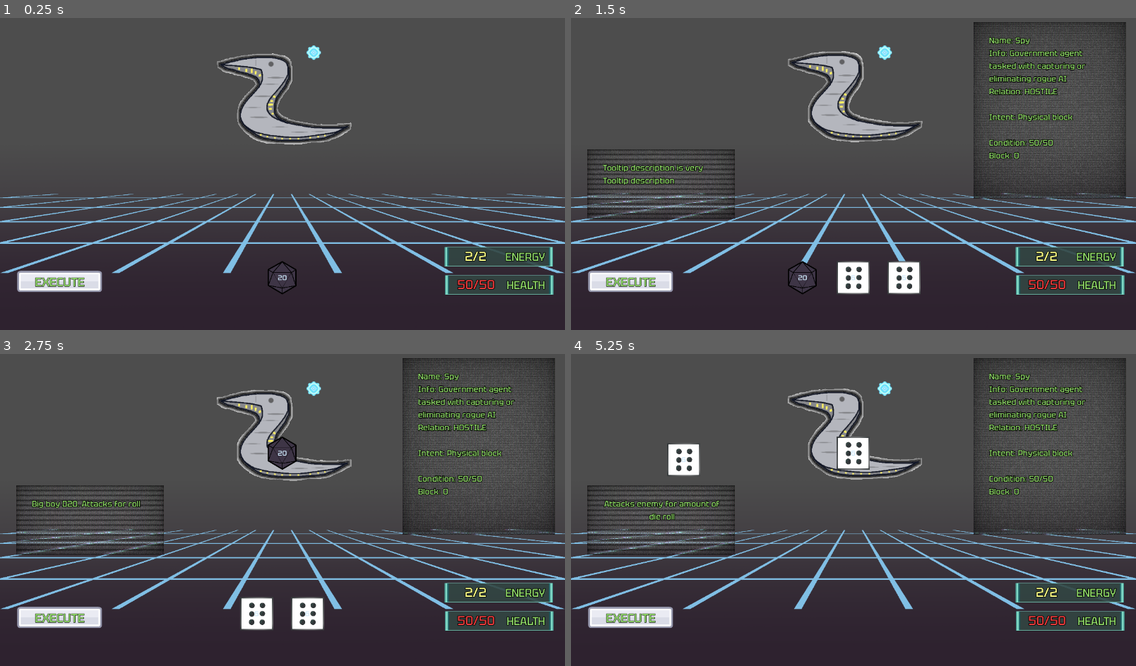
Above: before the commit, frames 1-4 (two rows, left to right).
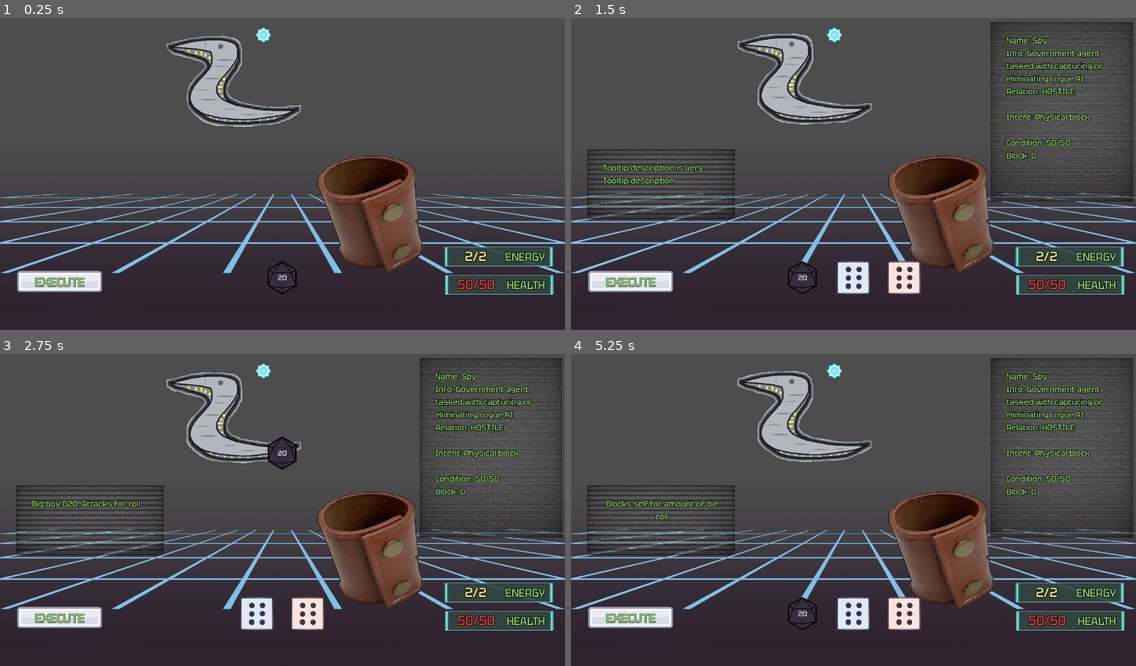
Above: after the commit, the same moments.

Repository: platopixel/d20
Game: Godot game, scene res://scenes/main.tscn
Two runs of this game, one before a commit and one after it. Both use one fixed random seed, a clock stepped at 60 frames per second and the inputs below.
Inputs (mouse positions are in pixels of both pictures, inside the frame that each line leads up to):
- Up to frame 1 (0.25 s): no input
- Up to frame 2 (1.5 s): click "EXECUTE" at 0.5 s; click "EXECUTE" at 1.25 s
- Up to frame 3 (2.75 s): drag from (231, 612) to (282, 453) at 2.02 s
- Up to frame 4 (5.25 s): drag from (825, 612) to (853, 453) at 2.77 s; move the mouse to (853, 612) at 3.52 s; press the mouse at (853, 612) at 3.53 s; release the mouse at (853, 612) at 4.25 s; drag from (853, 453) to (684, 460) at 4.27 s; drag from (853, 453) to (684, 456) at 5.02 s

The runs differ from the first frame. In frame 1, 9.9% of the frame differs, in the area x 29-75%, y 3-82%; in frame 2, 17%; in frame 3, 16%; in frame 4, 18%, in the area x 5-100%, y 1-89%.

Commit message:
improve dice drop and roll ui

Diff:
--- a/dice/attack.tres
+++ b/dice/attack.tres
@@ -11,6 +11,7 @@
 shader_parameter/amount = 0.0
 shader_parameter/quality = 4
 shader_parameter/marginDebug = false
+shader_parameter/color = Color(0.831373, 0, 0, 1)
 
 [resource]
 script = ExtResource("1_mahes")
--- a/dice/block.tres
+++ b/dice/block.tres
@@ -11,6 +11,7 @@
 shader_parameter/amount = 0.0
 shader_parameter/quality = 4
 shader_parameter/marginDebug = false
+shader_parameter/color = Color(0.00392157, 0.152941, 0.709804, 1)
 
 [resource]
 script = ExtResource("1_dcyyl")
--- a/dice/heavy_attack.tres
+++ b/dice/heavy_attack.tres
@@ -11,6 +11,7 @@
 shader_parameter/amount = 0.0
 shader_parameter/quality = 4
 shader_parameter/marginDebug = false
+shader_parameter/color = null
 
 [resource]
 script = ExtResource("2_pme2i")
--- a/scenes/dice/dice_roller.gd
+++ b/scenes/dice/dice_roller.gd
@@ -18,7 +18,16 @@
 func roll() -> void:
 	all_dice_played = false
 	for i in range(dice.size()):
-		dice[i].play()
+		var die := dice[i]
+		# move dice to random positions in center of screen
+		randomize()
+		var x := randf_range(die.global_position.x - 100, die.global_position.x - 400)
+		var y := randf_range(die.global_position.y - 100, die.global_position.y + 150)
+		var end := Vector2(x, y)
+		var tween = create_tween().set_trans(Tween.TRANS_SPRING)
+		tween.tween_property(die, "global_position", end, 0.7)
+		die.visible = true
+		die.play()
 
 
 func _on_die_played(die: DieModel) -> void:
--- a/scenes/dice/die.tscn
+++ b/scenes/dice/die.tscn
@@ -15,6 +15,7 @@
 shader_parameter/amount = 0.0
 shader_parameter/quality = 4
 shader_parameter/marginDebug = true
+shader_parameter/color = Color(0.8, 0, 0, 0.823529)
 
 [sub_resource type="LabelSettings" id="LabelSettings_agm8h"]
 font_color = Color(0.8, 0.909804, 0.980392, 1)
@@ -113,6 +114,7 @@
 monitorable = false
 
 [node name="CollisionShape2D" type="CollisionShape2D" parent="DropPointDetector"]
+visible = false
 position = Vector2(37.5, 37.5)
 shape = SubResource("RectangleShape2D_ci871")
 
--- a/scenes/game_table.gd
+++ b/scenes/game_table.gd
@@ -7,6 +7,7 @@
 @onready var enemy_handler: EnemyHandler = $EnemyHandler as EnemyHandler
 @onready var player: Player = $Player
 @onready var dice_roller: DiceRoller = $DiceRoller
+@onready var die_drop_area: Area2D = %DieDropArea
 
 
 func _ready() -> void:
@@ -21,6 +22,7 @@
 	Events.start_roll.connect(dice_roller.roll)
 	Events.player_hand_discarded.connect(enemy_handler.start_turn)
 	Events.player_died.connect(_on_player_died)
+	Events.die_dropped.connect(_on_die_dropped)
 
 	start_battle(new_stats)
 
@@ -28,6 +30,17 @@
 func start_battle(stats: PlayerStats) -> void:
 	enemy_handler.reset_enemy_actions()
 	player_handler.start_battle(stats)
+
+
+func _on_die_dropped(die: Die) -> void:
+	var tween := create_tween().set_trans(Tween.TRANS_QUAD)
+	var start := die_drop_area.global_position
+	var end := die_drop_area.global_position + Vector2.DOWN * 32
+	die.visible = false
+
+	tween.tween_property(die_drop_area, "global_position", end, 0.05)
+	tween.tween_interval(0.01)
+	tween.tween_property(die_drop_area, "global_position", start, 0.05)
 
 
 func _on_enemy_turn_ended() -> void:
--- a/scenes/game_table.tscn
+++ b/scenes/game_table.tscn
@@ -7,6 +7,7 @@
 [ext_resource type="Script" path="res://enemies/enemy_handler.gd" id="4_bvnc7"]
 [ext_resource type="Resource" uid="uid://c85e051l1578x" path="res://enemies/spy/spy_enemy.tres" id="5_6fbiy"]
 [ext_resource type="Texture2D" uid="uid://0ep870o4iql6" path="res://assets/ui-grid.png" id="5_ads4c"]
+[ext_resource type="Texture2D" uid="uid://cc5f1havufbwq" path="res://assets/dicecup.png" id="6_pgnjs"]
 [ext_resource type="Script" path="res://scenes/ui/battle_ui.gd" id="6_rg7ft"]
 [ext_resource type="Script" path="res://scenes/player_handler.gd" id="7_t6lt2"]
 [ext_resource type="PackedScene" uid="uid://7h0jvdjn6qic" path="res://scenes/player.tscn" id="7_txw2l"]
@@ -26,7 +27,7 @@
 [sub_resource type="CanvasItemMaterial" id="CanvasItemMaterial_vbntx"]
 
 [sub_resource type="RectangleShape2D" id="RectangleShape2D_q263g"]
-size = Vector2(1280, 475)
+size = Vector2(265, 175)
 
 [node name="GameTable" type="Node2D"]
 material = SubResource("CanvasItemMaterial_vbntx")
@@ -55,16 +56,8 @@
 texture = ExtResource("5_ads4c")
 expand_mode = 2
 
-[node name="DieDropArea" type="Area2D" parent="."]
-collision_layer = 2
-
-[node name="CollisionShape2D" type="CollisionShape2D" parent="DieDropArea"]
-position = Vector2(640, 237)
-shape = SubResource("RectangleShape2D_q263g")
-debug_color = Color(0, 0.6, 0.701961, 0.176471)
-
 [node name="EnemyHandler" type="Node2D" parent="."]
-position = Vector2(434, 3.8147e-06)
+position = Vector2(320, -40)
 scale = Vector2(0.8, 0.8)
 script = ExtResource("4_bvnc7")
 
@@ -84,6 +77,24 @@
 
 [node name="BattleUI" type="CanvasLayer" parent="." groups=["ui_layer"]]
 script = ExtResource("6_rg7ft")
+
+[node name="DieDropArea" type="Area2D" parent="BattleUI"]
+unique_name_in_owner = true
+position = Vector2(51, 0)
+collision_layer = 2
+
+[node name="CollisionShape2D" type="CollisionShape2D" parent="BattleUI/DieDropArea"]
+position = Vector2(783.5, 400.5)
+shape = SubResource("RectangleShape2D_q263g")
+debug_color = Color(0, 0.6, 0.701961, 0.176471)
+
+[node name="TextureRect" type="TextureRect" parent="BattleUI/DieDropArea"]
+offset_left = 619.0
+offset_top = 259.0
+offset_right = 1007.0
+offset_bottom = 647.0
+texture = ExtResource("6_pgnjs")
+expand_mode = 2
 
 [node name="Hand" type="HBoxContainer" parent="BattleUI"]
 anchors_preset = 7
@@ -109,10 +120,10 @@
 script = ExtResource("13_qyf4o")
 
 [node name="EnemyTooltip" parent="BattleUI" instance=ExtResource("10_s1a8w")]
-offset_left = 272.0
+offset_left = 311.0
 offset_top = 22.0
-offset_right = 617.0
-offset_bottom = 422.0
+offset_right = 633.0
+offset_bottom = 429.0
 script = ExtResource("14_q47i1")
 
 [node name="HealthUI" parent="BattleUI" instance=ExtResource("12_12l0y")]
--- a/shaders/blur.gdshader
+++ b/shaders/blur.gdshader
@@ -3,6 +3,7 @@
 uniform float amount = 0.0;
 uniform int quality = 4;
 uniform bool marginDebug = false;
+uniform vec4 color: source_color;
 const float ROOT_TWO = 1.41421356237;
 
 void vertex(){
@@ -32,7 +33,10 @@
 void fragment(){
 	float inSquare = insideUnitSquare(UV);
 	float numSamples = inSquare;
-	COLOR = texture(TEXTURE, UV) * inSquare;
+	vec4 texture_color = texture(TEXTURE, UV);
+	vec3 blended_rgb = color.rgb * color.a + texture_color.rgb * (1.0 - color.a);
+    COLOR = vec4(blended_rgb, texture_color.a) * inSquare;
+	// COLOR = texture(TEXTURE, UV) * inSquare;
 	float stepSize = amount/(float(quality));
 	vec2 uv;
 	for(int i = 1; i <= quality; i++){
@@ -46,6 +50,10 @@
 		numSamples += inSquare;
 		COLOR += texture(TEXTURE, uv) * inSquare;
 	}
+
+	//vec4 result = color + texture_color;
+	//COLOR = result;
+
 	COLOR.rgb /= numSamples;
 	COLOR.a /= float(quality)*2.0 + 1.0;
 	if(marginDebug) COLOR += 0.1;
Binary file added: assets/dicecup.png
Not shown, added: assets/dicecup.png.import
Not shown: 1 places in scenes/game_table.tscn that only renumber resources
